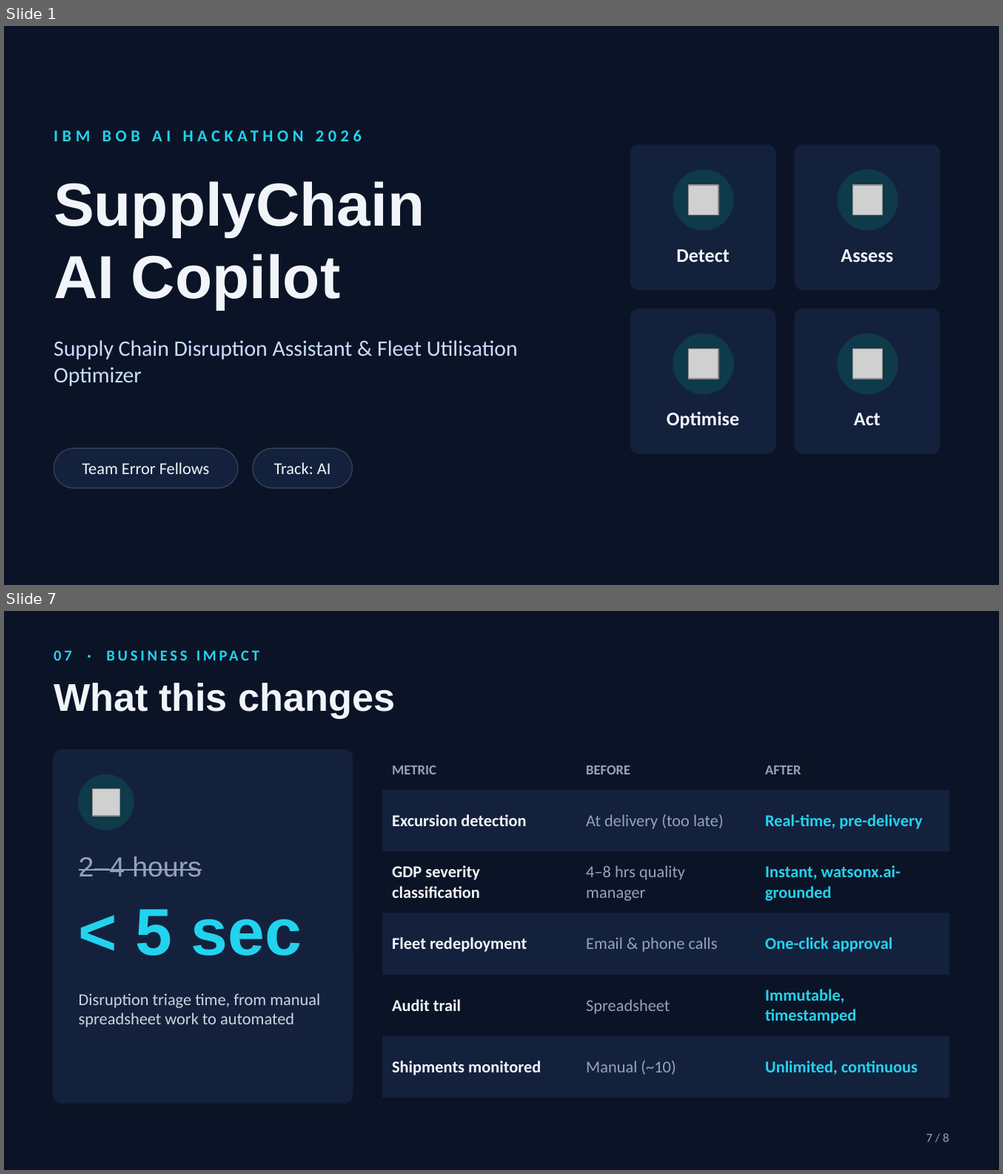
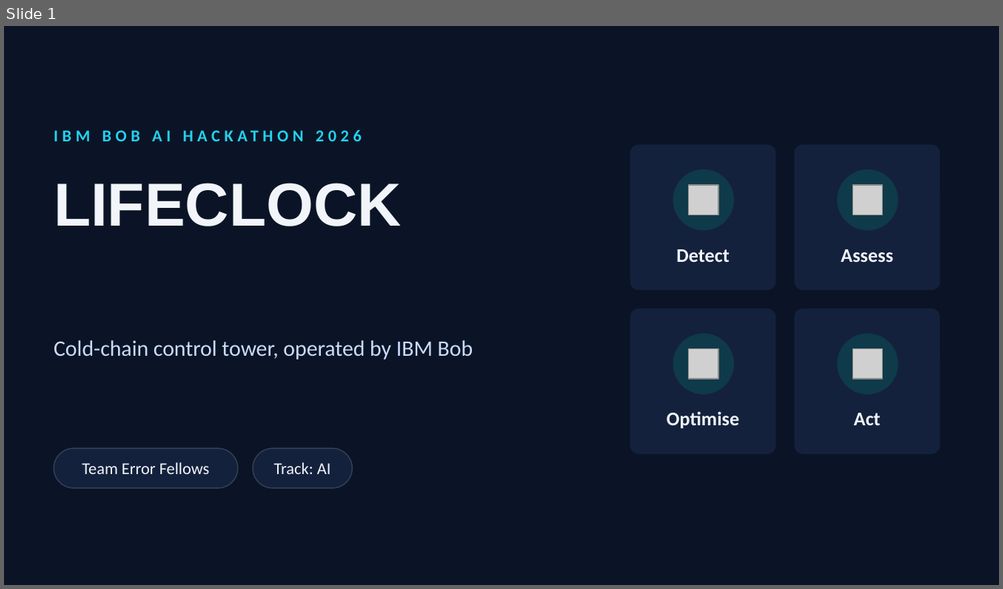
Before and after one commit to priyank-projectwork/bob-ai-hackathon-error-fellows, a slide deck: presentation/slides.pptx. Shown one above the other, each under a label of ours: slides 1 and 7 before the commit, slide 1 after it; the slides between them are not shown. The pictures are 1003x1174 and 1003x589 pixels, drawn with LibreOffice and Linux fonts; fonts in the diff are those of the drawing; grey boxes stand for pictures. Boxes give left, top, right and bottom in pixels: in the first picture for what was removed or moved away, otherwise in the second. Text is boxed around its words. In the diff, an @@ line names an element or a change of style, - is before the commit and + after.

```diff
--- a/presentation/slides.pptx
+++ b/presentation/slides.pptx
@@ slide 7 removed at [4, 611, 999, 1170], background #0B1426 @@
@@ text removed at [54, 650, 72, 661] @@
-07 · BUSINESS IMPACT
@@ text removed at [54, 683, 395, 718] @@
-What this changes
@@ rounded rectangle removed at [54, 750, 352, 1103] @@
@@ table removed at [382, 750, 949, 1079], 6 rows, 3 columns @@
-METRIC | BEFORE | AFTER
-Excursion detection | At delivery (too late) | Real-time, pre-delivery
-GDP severity classification | 4–8 hrs quality manager | Instant, watsonx.ai-grounded
-Fleet redeployment | Email & phone calls | One-click approval
-Audit trail | Spreadsheet | Immutable, timestamped
-Shipments monitored | Manual (~10) | Unlimited, continuous
@@ ellipse removed at [79, 775, 134, 830] @@
@@ picture removed at [93, 789, 120, 817] @@
@@ text removed at [79, 857, 201, 877] @@
-2–4 hours
@@ text removed at [136, 909, 301, 956] @@
-< 5 sec
@@ text removed at [79, 994, 320, 1028] @@
-Disruption triage time, from manual spreadsheet work to automated
@@ text removed at [926, 1133, 949, 1142] @@
-7 / 8
@@ slide 1 changed as well @@
@@ text at [54, 183, 401, 227]: text changed @@
-SupplyChain
-AI Copilot
+LIFECLOCK
@@ text at [54, 340, 473, 360]: text changed @@
-Supply Chain Disruption Assistant & Fleet Utilisation Optimizer
+Cold-chain control tower, operated by IBM Bob
```
Also in this commit, not shown: 2 other slides changed, 1 slide added, 4 other slides removed, 1 other file.
